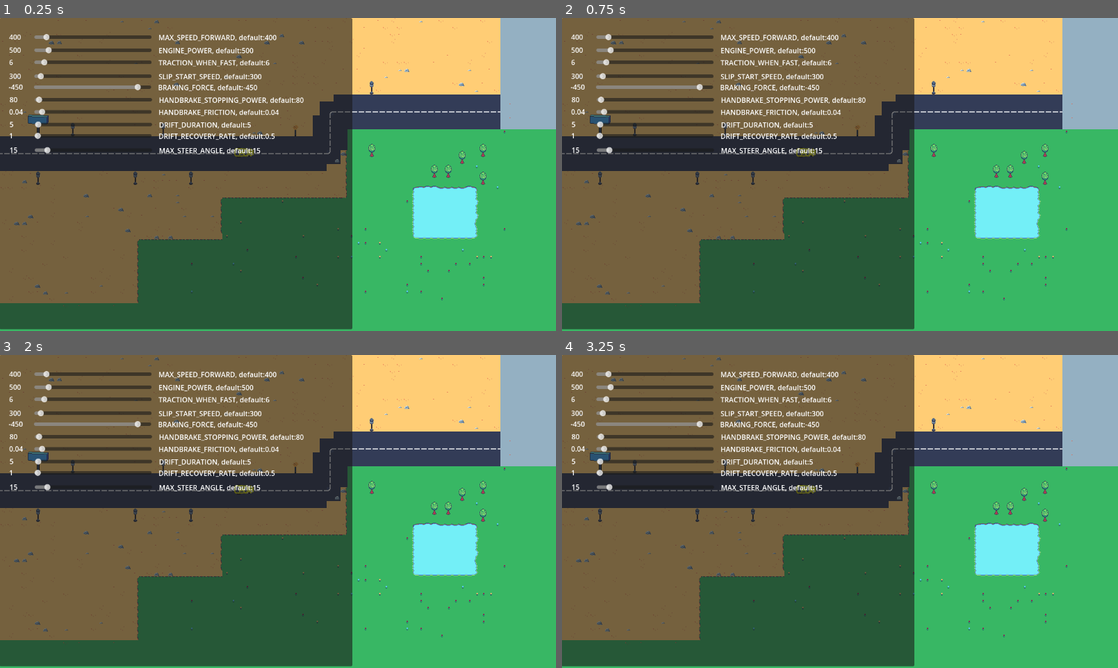
Above: before the commit, frames 1-4 (two rows, left to right).
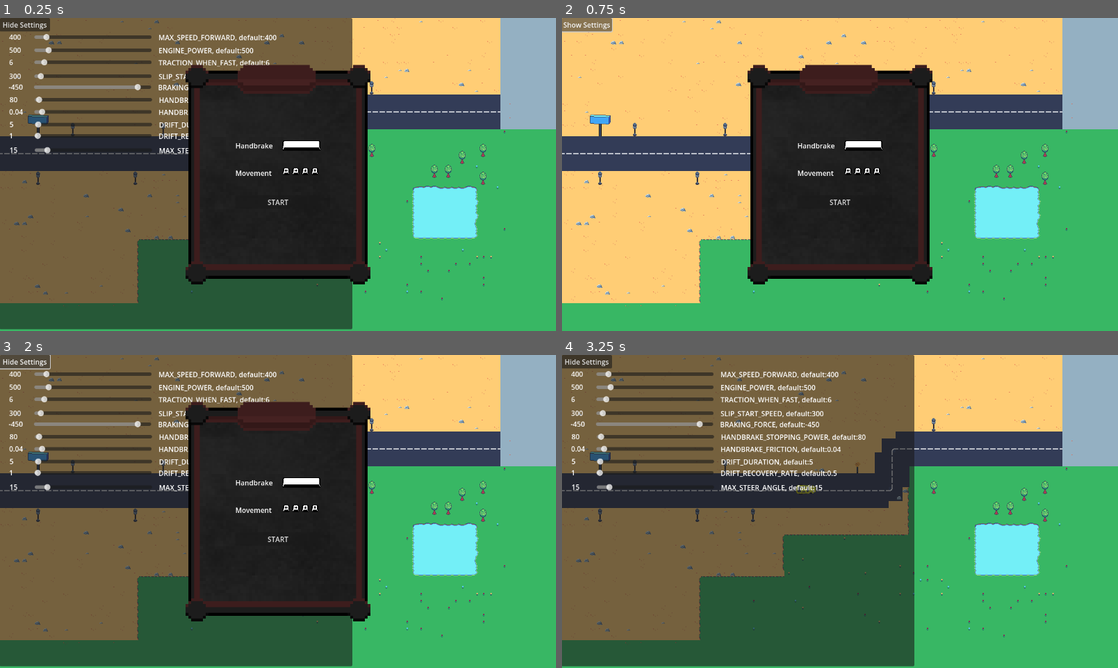
Above: after the commit, the same moments.

Repository: pgawle/driveoutnazis
Game: Godot game, scene res://drive_out_nazis.tscn
Same seed, same stepped clock (60 frames per second), same inputs: the game is played once before the commit and once after it.
Inputs (mouse positions are in pixels of both pictures, inside the frame that each line leads up to):
- Up to frame 1 (0.25 s): no input
- Up to frame 2 (0.75 s): click (584, 24) at 0.5 s, where only the run after the commit has a clickable "Hide Settings"
- Up to frame 3 (2 s): click (22, 361) at 1.25 s, where only the run after the commit has a clickable "Show Settings"
- Up to frame 4 (3.25 s): click (840, 539) at 2 s, where only the run after the commit has a clickable "START"; tap Enter at 2.75 s; move the mouse to (962, 495) at 2.77 s; hold Right (ui_right) from 2.78 s (still down); click (962, 495) at 2.92 s

The runs differ from the first frame. In frame 1, 19% of the frame differs, in the area x 0-67%, y 0-86%; in frame 2, 62%, in the area x 0-67%, y 0-100%; in frame 3, 19%; in frame 4, 0.4%.

Commit message:
menu, new build

Diff:
--- /dev/null
+++ b/Actors/StartMenu/StartMenu.tscn
@@ -0,0 +1,107 @@
+[gd_scene load_steps=9 format=3 uid="uid://ynokfwiqhneu"]
+
+[ext_resource type="Texture2D" uid="uid://dtiosqcw7t6kh" path="res://assets/FreeHorrorUi.png" id="1_igo5u"]
+[ext_resource type="Script" path="res://Actors/StartMenu/start_menu.gd" id="1_xo4ft"]
+[ext_resource type="Texture2D" uid="uid://b3wwpyvxubgnw" path="res://assets/pkl_lite_keys_0_one_arrow_right.png" id="2_pmo6v"]
+[ext_resource type="Texture2D" uid="uid://cfc3eholm7210" path="res://assets/pkl_lite_keys_0_one_arrow_left.png" id="3_7ayjc"]
+[ext_resource type="Texture2D" uid="uid://d0ptk0cvvb6u4" path="res://assets/pkl_lite_keys_0_one_arrow_down.png" id="4_dr0ns"]
+[ext_resource type="Texture2D" uid="uid://dy6cr5rwkgl65" path="res://assets/pkl_lite_keys_0_one_arrow_up.png" id="5_o25sc"]
+[ext_resource type="Texture2D" uid="uid://b1w52cpggv7n0" path="res://assets/pkl_lite_keys_7_fiveplus.png" id="6_py8k2"]
+
+[sub_resource type="AtlasTexture" id="AtlasTexture_jn8yu"]
+atlas = ExtResource("1_igo5u")
+region = Rect2(128, 131, 64, 76)
+
+[node name="StartMenu" type="Control"]
+layout_mode = 3
+anchors_preset = 15
+anchor_right = 1.0
+anchor_bottom = 1.0
+grow_horizontal = 2
+grow_vertical = 2
+script = ExtResource("1_xo4ft")
+
+[node name="TextureRect" type="TextureRect" parent="."]
+layout_mode = 1
+anchors_preset = 8
+anchor_left = 0.5
+anchor_top = 0.5
+anchor_right = 0.5
+anchor_bottom = 0.5
+offset_left = -213.0
+offset_top = -252.5
+offset_right = 213.0
+offset_bottom = 252.5
+grow_horizontal = 2
+grow_vertical = 2
+texture = SubResource("AtlasTexture_jn8yu")
+
+[node name="VBoxContainer" type="VBoxContainer" parent="."]
+layout_mode = 1
+anchors_preset = 8
+anchor_left = 0.5
+anchor_top = 0.5
+anchor_right = 0.5
+anchor_bottom = 0.5
+offset_left = -20.0
+offset_top = -20.0
+offset_right = 20.0
+offset_bottom = 20.0
+grow_horizontal = 2
+grow_vertical = 2
+theme_override_constants/separation = 40
+
+[node name="HBoxContainer" type="HBoxContainer" parent="VBoxContainer"]
+layout_mode = 2
+theme_override_constants/separation = 22
+alignment = 1
+
+[node name="Label" type="Label" parent="VBoxContainer/HBoxContainer"]
+layout_mode = 2
+text = "Handbrake"
+
+[node name="Panel" type="TextureRect" parent="VBoxContainer/HBoxContainer"]
+layout_mode = 2
+texture = ExtResource("6_py8k2")
+
+[node name="HBoxContainer2" type="HBoxContainer" parent="VBoxContainer"]
+layout_mode = 2
+theme_override_constants/separation = 25
+
+[node name="Label" type="Label" parent="VBoxContainer/HBoxContainer2"]
+layout_mode = 2
+theme_override_constants/line_spacing = 20
+text = "Movement"
+
+[node name="GridContainer" type="GridContainer" parent="VBoxContainer/HBoxContainer2"]
+layout_mode = 2
+theme_override_constants/h_separation = 6
+theme_override_constants/v_separation = 0
+columns = 4
+
+[node name="Left" type="TextureRect" parent="VBoxContainer/HBoxContainer2/GridContainer"]
+layout_mode = 2
+texture = ExtResource("3_7ayjc")
+
+[node name="Right" type="TextureRect" parent="VBoxContainer/HBoxContainer2/GridContainer"]
+layout_mode = 2
+texture = ExtResource("2_pmo6v")
+
+[node name="Down" type="TextureRect" parent="VBoxContainer/HBoxContainer2/GridContainer"]
+layout_mode = 2
+texture = ExtResource("4_dr0ns")
+
+[node name="Up" type="TextureRect" parent="VBoxContainer/HBoxContainer2/GridContainer"]
+layout_mode = 2
+texture = ExtResource("5_o25sc")
+
+[node name="Control" type="Control" parent="VBoxContainer/HBoxContainer2/GridContainer"]
+layout_mode = 2
+size_flags_horizontal = 3
+
+[node name="Button" type="Button" parent="VBoxContainer"]
+layout_mode = 2
+toggle_mode = true
+text = "START"
+
+[connection signal="pressed" from="VBoxContainer/Button" to="." method="_on_button_pressed"]
--- /dev/null
+++ b/Actors/StartMenu/start_menu.gd
@@ -0,0 +1,22 @@
+extends Control
+
+signal on_start
+# Called when the node enters the scene tree for the first time.
+func _ready() -> void:
+	pass # Replace with function body.
+
+
+# Called every frame. 'delta' is the elapsed time since the previous frame.
+func _process(delta: float) -> void:
+	pass
+
+
+func _on_button_gui_input(event: InputEvent) -> void:
+
+	pass # Replace with function body.
+
+
+func _on_button_pressed() -> void:
+	visible = false
+	#on_start.emit()
+	pass # Replace with function body.
--- a/drive_out_nazis.tscn
+++ b/drive_out_nazis.tscn
@@ -1,9 +1,11 @@
-[gd_scene load_steps=7 format=4 uid="uid://bj7fk75m85xhi"]
+[gd_scene load_steps=9 format=4 uid="uid://bj7fk75m85xhi"]
 
 [ext_resource type="PackedScene" uid="uid://r6yj64iax6w2" path="res://Actors/PlayerCar/PlayerCar.tscn" id="1_75lul"]
 [ext_resource type="Script" path="res://Actors/DrawPlain/draw_plain.gd" id="1_tt8e5"]
 [ext_resource type="Texture2D" uid="uid://cs4nb16yriml7" path="res://assets/CP_V1.0.4.png" id="2_eh6l0"]
 [ext_resource type="PackedScene" uid="uid://b7ughriv7m5vm" path="res://Actors/BasicSlider/basic_slider.tscn" id="4_lwyvf"]
+[ext_resource type="Script" path="res://settings_toggle.gd" id="5_jwef1"]
+[ext_resource type="PackedScene" uid="uid://ynokfwiqhneu" path="res://Actors/StartMenu/StartMenu.tscn" id="5_kuo5v"]
 
 [sub_resource type="TileSetAtlasSource" id="TileSetAtlasSource_7wrl3"]
 texture = ExtResource("2_eh6l0")
@@ -641,39 +643,39 @@
 rotation = -6.28319
 scale = Vector2(1.5, 1.5)
 
-[node name="UI" type="Node2D" parent="."]
-
-[node name="Control" type="Control" parent="UI"]
+[node name="Settings" type="Node2D" parent="."]
+
+[node name="Control" type="Control" parent="Settings"]
 layout_mode = 3
 anchors_preset = 0
 offset_left = -1.0
 offset_right = 582.0
 offset_bottom = 716.0
 
-[node name="Panel" type="Panel" parent="UI/Control"]
+[node name="Panel" type="Panel" parent="Settings/Control"]
 layout_mode = 0
 offset_right = 812.0
 offset_bottom = 716.0
 
-[node name="SLIP_START_SPEED" parent="UI/Control" node_paths=PackedStringArray("player") instance=ExtResource("4_lwyvf")]
+[node name="SLIP_START_SPEED" parent="Settings/Control" node_paths=PackedStringArray("player") instance=ExtResource("4_lwyvf")]
 position = Vector2(15, 120)
 Variable_Name = "SLIP_START_SPEED"
 player_path = NodePath("../../../PlayerCar")
 player = NodePath("../../../PlayerCar")
 
-[node name="DRIFT_DURATION" parent="UI/Control" node_paths=PackedStringArray("player") instance=ExtResource("4_lwyvf")]
+[node name="DRIFT_DURATION" parent="Settings/Control" node_paths=PackedStringArray("player") instance=ExtResource("4_lwyvf")]
 position = Vector2(16, 231)
 Variable_Name = "DRIFT_DURATION"
 player_path = NodePath("../../../PlayerCar")
 player = NodePath("../../../PlayerCar")
 
-[node name="DRIFT_RECOVERY_RATE" parent="UI/Control" node_paths=PackedStringArray("player") instance=ExtResource("4_lwyvf")]
+[node name="DRIFT_RECOVERY_RATE" parent="Settings/Control" node_paths=PackedStringArray("player") instance=ExtResource("4_lwyvf")]
 position = Vector2(15, 257)
 Variable_Name = "DRIFT_RECOVERY_RATE"
 player_path = NodePath("../../../PlayerCar")
 player = NodePath("../../../PlayerCar")
 
-[node name="HANDBRAKE_FRICTION" parent="UI/Control" node_paths=PackedStringArray("player") instance=ExtResource("4_lwyvf")]
+[node name="HANDBRAKE_FRICTION" parent="Settings/Control" node_paths=PackedStringArray("player") instance=ExtResource("4_lwyvf")]
 position = Vector2(15, 202)
 Variable_Name = "HANDBRAKE_FRICTION"
 Max_Value = 1.0
@@ -681,7 +683,7 @@
 player_path = NodePath("../../../PlayerCar")
 player = NodePath("../../../PlayerCar")
 
-[node name="BRAKING_FORCE" parent="UI/Control" node_paths=PackedStringArray("player") instance=ExtResource("4_lwyvf")]
+[node name="BRAKING_FORCE" parent="Settings/Control" node_paths=PackedStringArray("player") instance=ExtResource("4_lwyvf")]
 position = Vector2(14, 145)
 Variable_Name = "BRAKING_FORCE"
 Min_Value = -5000.0
@@ -689,21 +691,21 @@
 player_path = NodePath("../../../PlayerCar")
 player = NodePath("../../../PlayerCar")
 
-[node name="Max Steer Angle" parent="UI/Control" node_paths=PackedStringArray("player") instance=ExtResource("4_lwyvf")]
+[node name="Max Steer Angle" parent="Settings/Control" node_paths=PackedStringArray("player") instance=ExtResource("4_lwyvf")]
 position = Vector2(16, 290)
 Variable_Name = "MAX_STEER_ANGLE"
 Max_Value = 180.0
 player_path = NodePath("../../../PlayerCar")
 player = NodePath("../../../PlayerCar")
 
-[node name="Engine Power" parent="UI/Control" node_paths=PackedStringArray("player") instance=ExtResource("4_lwyvf")]
+[node name="Engine Power" parent="Settings/Control" node_paths=PackedStringArray("player") instance=ExtResource("4_lwyvf")]
 position = Vector2(15, 60)
 Variable_Name = "ENGINE_POWER"
 Max_Value = 5000.0
 player_path = NodePath("../../../PlayerCar")
 player = NodePath("../../../PlayerCar")
 
-[node name="Max Speed Forward" parent="UI/Control" node_paths=PackedStringArray("player") instance=ExtResource("4_lwyvf")]
+[node name="Max Speed Forward" parent="Settings/Control" node_paths=PackedStringArray("player") instance=ExtResource("4_lwyvf")]
 position = Vector2(15, 30)
 Variable_Name = "MAX_SPEED_FORWARD"
 Value = 400.0
@@ -711,7 +713,7 @@
 player_path = NodePath("../../../PlayerCar")
 player = NodePath("../../../PlayerCar")
 
-[node name="Fast Traction" parent="UI/Control" node_paths=PackedStringArray("player") instance=ExtResource("4_lwyvf")]
+[node name="Fast Traction" parent="Settings/Control" node_paths=PackedStringArray("player") instance=ExtResource("4_lwyvf")]
 position = Vector2(15, 88)
 Variable_Name = "TRACTION_WHEN_FAST"
 Max_Value = 100.0
@@ -719,10 +721,29 @@
 player_path = NodePath("../../../PlayerCar")
 player = NodePath("../../../PlayerCar")
 
-[node name="HANDBRAKE_STOPPING_POWER" parent="UI/Control" node_paths=PackedStringArray("player") instance=ExtResource("4_lwyvf")]
+[node name="HANDBRAKE_STOPPING_POWER" parent="Settings/Control" node_paths=PackedStringArray("player") instance=ExtResource("4_lwyvf")]
 position = Vector2(16, 174)
 Variable_Name = "HANDBRAKE_STOPPING_POWER"
 player_path = NodePath("../../../PlayerCar")
 player = NodePath("../../../PlayerCar")
 
+[node name="SettingsToggle" type="Button" parent="."]
+offset_left = -1.0
+offset_right = 115.0
+offset_bottom = 31.0
+text = "Show Settings"
+script = ExtResource("5_jwef1")
+target_node = NodePath("../Settings")
+
+[node name="CanvasLayer" type="CanvasLayer" parent="."]
+follow_viewport_enabled = true
+
+[node name="StartMenu" parent="CanvasLayer" instance=ExtResource("5_kuo5v")]
+anchors_preset = 8
+anchor_left = 0.5
+anchor_top = 0.5
+anchor_right = 0.5
+anchor_bottom = 0.5
+size_flags_horizontal = 4
+
 [connection signal="draw_mark" from="PlayerCar" to="DrawPlain" method="_on_player_car_draw_mark"]
--- /dev/null
+++ b/settings_toggle.gd
@@ -0,0 +1,17 @@
+extends Button
+
+@export var target_node: NodePath
+
+# Called when the node enters the scene tree for the first time.
+func _ready() -> void:
+	update_text()
+
+func _pressed():
+	var node = get_node(target_node)
+	node.visible = !node.visible  # Toggle visibility
+	print(node.visible)
+	update_text()
+
+func update_text():
+	var node = get_node(target_node)
+	text = "Show Settings" if !node.visible else "Hide Settings"
Binary file added: Actors/StartMenu/FreeHorrorUi.png
Not shown, added: Actors/StartMenu/FreeHorrorUi.png.import
Not shown, added: Build/ver0.3/index.apple-touch-icon.png.import
Not shown, added: Build/ver0.3/index.icon.png.import
Not shown, added: Build/ver0.3/index.png.import
Binary file added: assets/FreeHorrorUi.png
Not shown, added: assets/FreeHorrorUi.png.import
Binary file added: assets/pkl_lite_keys_0_one_arrow_down.png
Not shown, added: assets/pkl_lite_keys_0_one_arrow_down.png.import
Binary file added: assets/pkl_lite_keys_0_one_arrow_left.png
Not shown, added: assets/pkl_lite_keys_0_one_arrow_left.png.import
Binary file added: assets/pkl_lite_keys_0_one_arrow_right.png
(and 19 more such lines)
